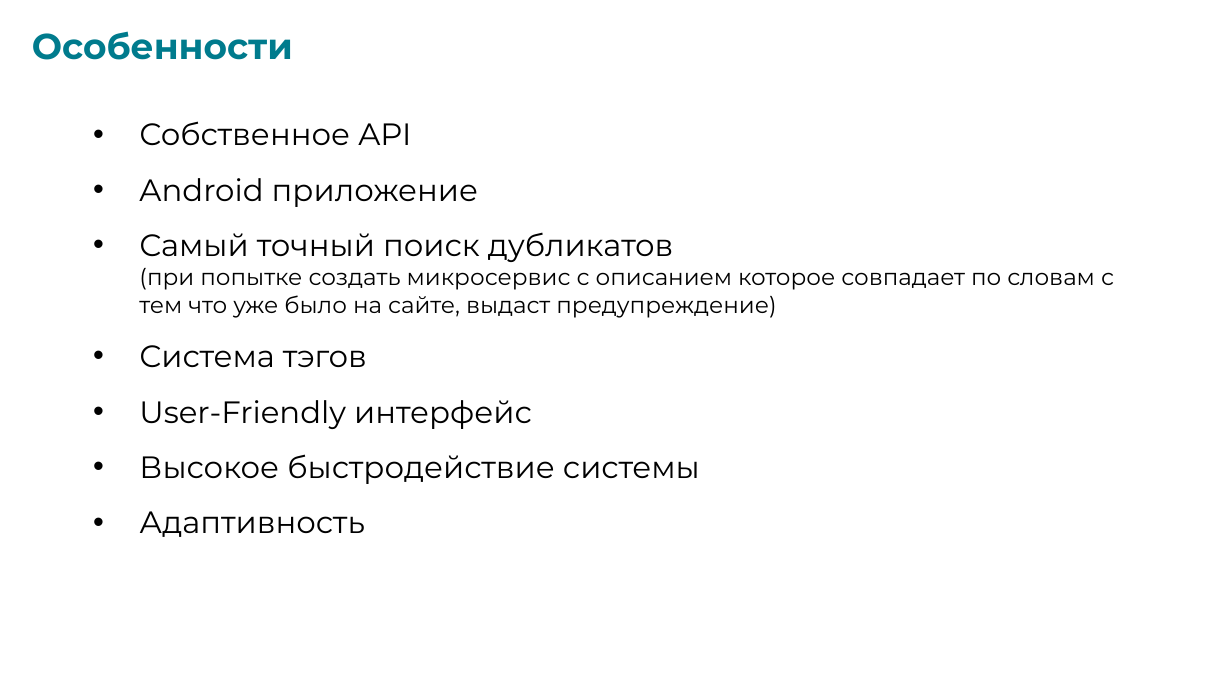
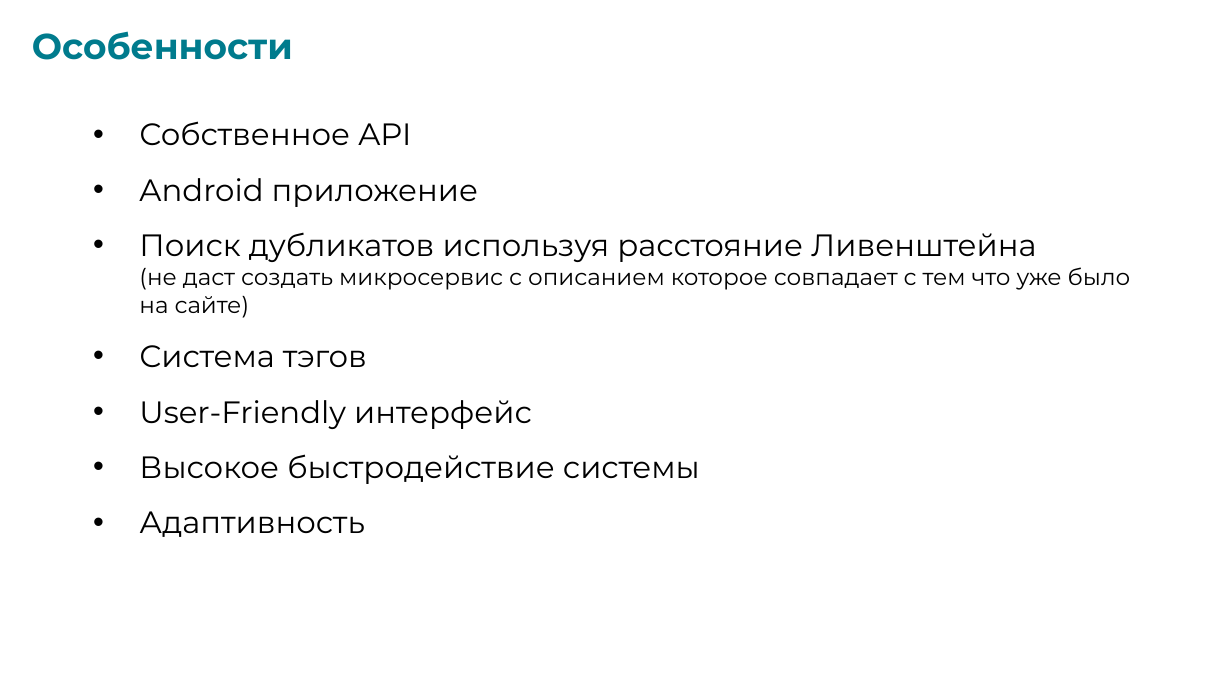
Before and after one commit to vapersan/changellenge, a slide deck: slide 7 of prezentation/HSM.pptx. Drawn at 1232x693 pixels with LibreOffice and Linux fonts; fonts in the diff are those of the drawing. Boxes give left, top, right and bottom in pixels: in the first picture for what was removed or moved away, otherwise in the second. Text is boxed around its words. In the diff, an @@ line names an element or a change of style, - is before the commit and + after.

```diff
--- a/prezentation/HSM.pptx
+++ b/prezentation/HSM.pptx
@@ text at bbox=[139, 232, 1131, 318]: text changed @@
-• Самый точный поиск дубликатов
-  (при попытке создать микросервис с описанием которое совпадает по словам с тем что уже было на сайте, выдаст предупреждение)
+• Поиск дубликатов используя расстояние Ливенштейна
+  (не даст создать микросервис с описанием которое совпадает с тем что уже было на сайте)
```
Also in this commit, not shown: 2 other slides changed.
